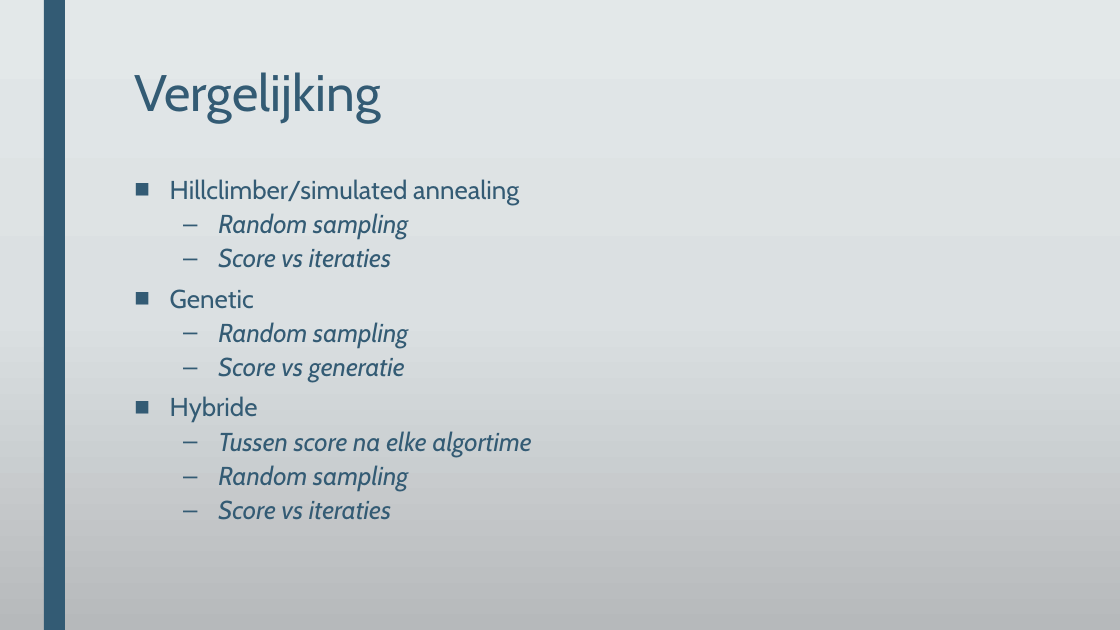
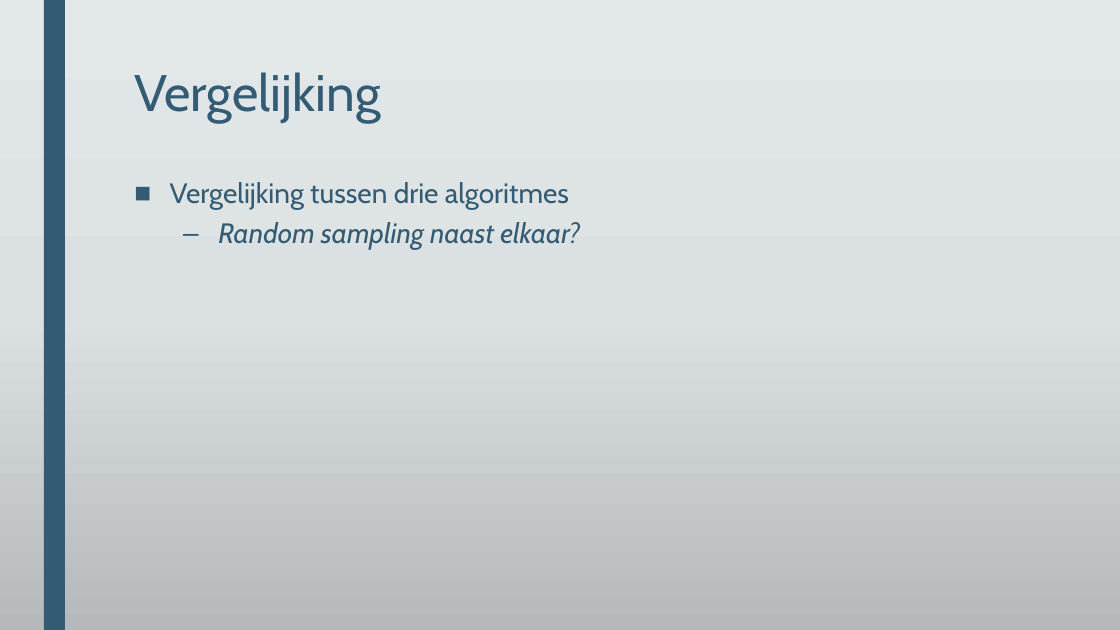
Before and after one commit to DeRoostermakers/Heuristieken, a slide deck: slide 8 of Presentaties/storyboard eindpresentatie.pptx. Drawn at 1120x630 pixels with LibreOffice and Linux fonts; fonts in the diff are those of the drawing; background and template pictures are left out. Boxes give left, top, right and bottom in pixels: in the first picture for what was removed or moved away, otherwise in the second. Text is boxed around its words. In the diff, an @@ line names an element or a change of style, - is before the commit and + after.

```diff
--- a/Presentaties/storyboard eindpresentatie.pptx
+++ b/Presentaties/storyboard eindpresentatie.pptx
@@ text at (x1=170, y1=182, x2=580, y2=249): text changed; size 22.2 to 24 pt; italic off @@
-■ Hillclimber/simulated annealing
-  – Random sampling
-  – Score vs iteraties
-■ Genetic
-  – Random sampling
-  – Score vs generatie
-■ Hybride
-  – Tussen score na elke algortime
-  – Random sampling
-  – Score vs iteraties
+■ Vergelijking tussen drie algoritmes
+  – Random sampling naast elkaar?
```
Also in this commit, not shown: 3 other files.
